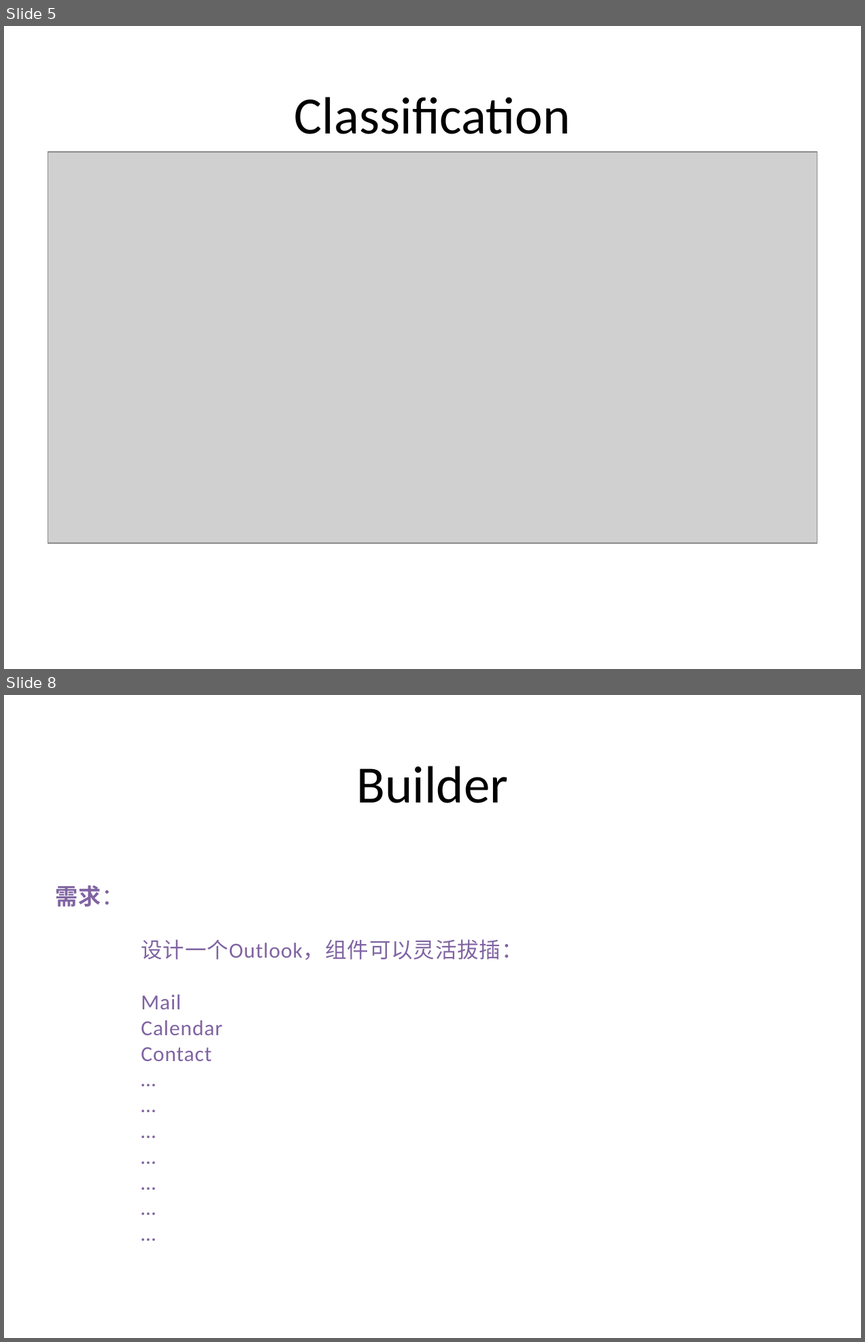
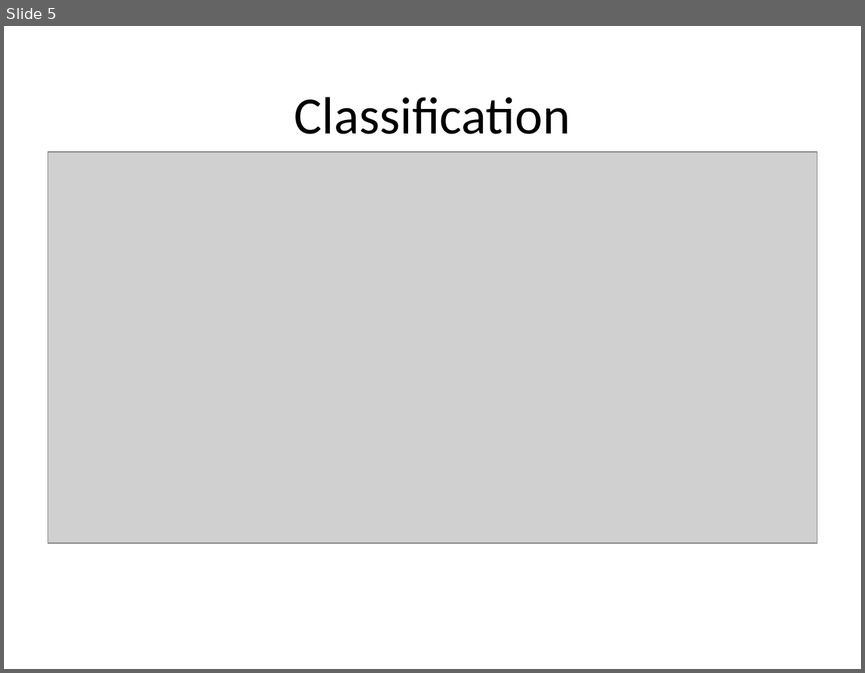
Before and after one commit to PlumpMath/DesignPattern-956, a slide deck: _Doc/DesignPattern.P2.Creational(Bulder).pptx. Shown one above the other, each under a label of ours: slides 5 and 8 before the commit, slide 5 after it; the slides between them are not shown. The pictures are 865x1342 and 865x673 pixels, drawn with LibreOffice and Linux fonts; fonts in the diff are those of the drawing; grey boxes stand for pictures. Boxes give left, top, right and bottom in pixels: in the first picture for what was removed or moved away, otherwise in the second. Text is boxed around its words. In the diff, an @@ line names an element or a change of style, - is before the commit and + after.

Commit message:
Updated Builder code and PPT.

```diff
--- a/_Doc/DesignPattern.P2.Creational(Bulder).pptx
+++ b/_Doc/DesignPattern.P2.Creational(Bulder).pptx
@@ slide 8 removed at box(4, 695, 861, 1338), background #FFFFFF @@
@@ title removed at box(356, 766, 508, 803) @@
-Builder
@@ text removed at box(55, 885, 522, 1061) @@
-需求：
-设计一个Outlook，组件可以灵活拔插：
-Mail
-Calendar
-Contact
-…
-…
-…
-…
-…
-…
-…
```
Also in this commit, not shown: 7 slides changed, 8 slides added, 4 other slides removed, 30 other files.
